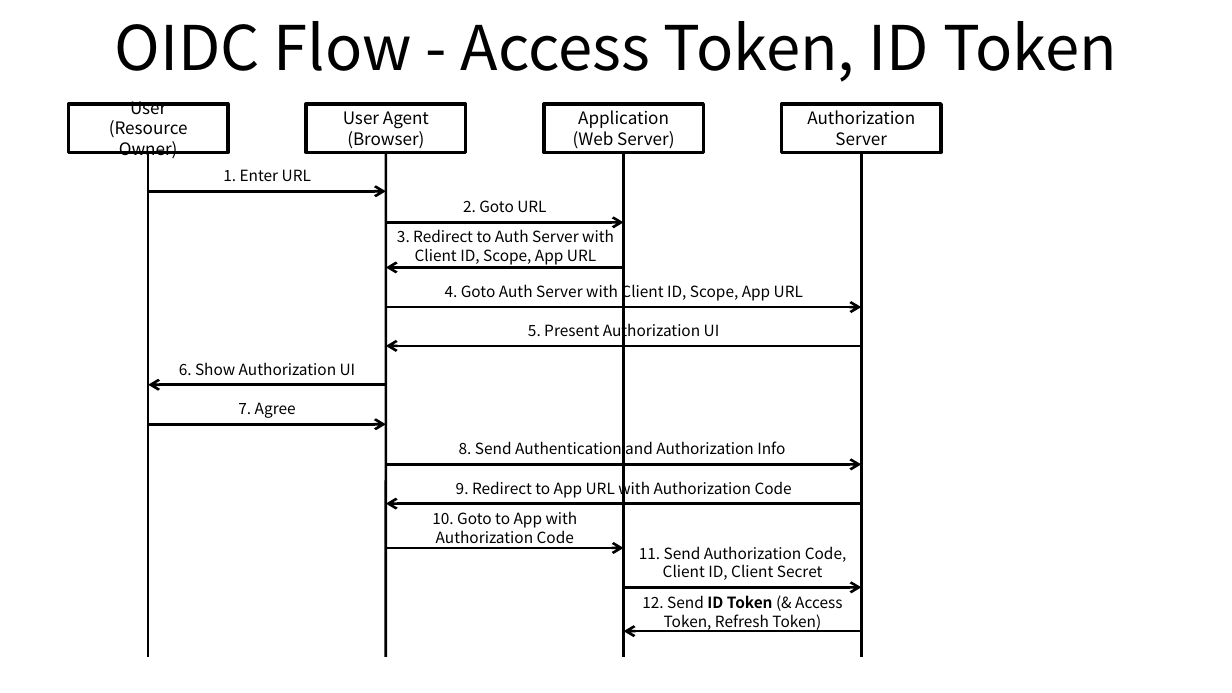
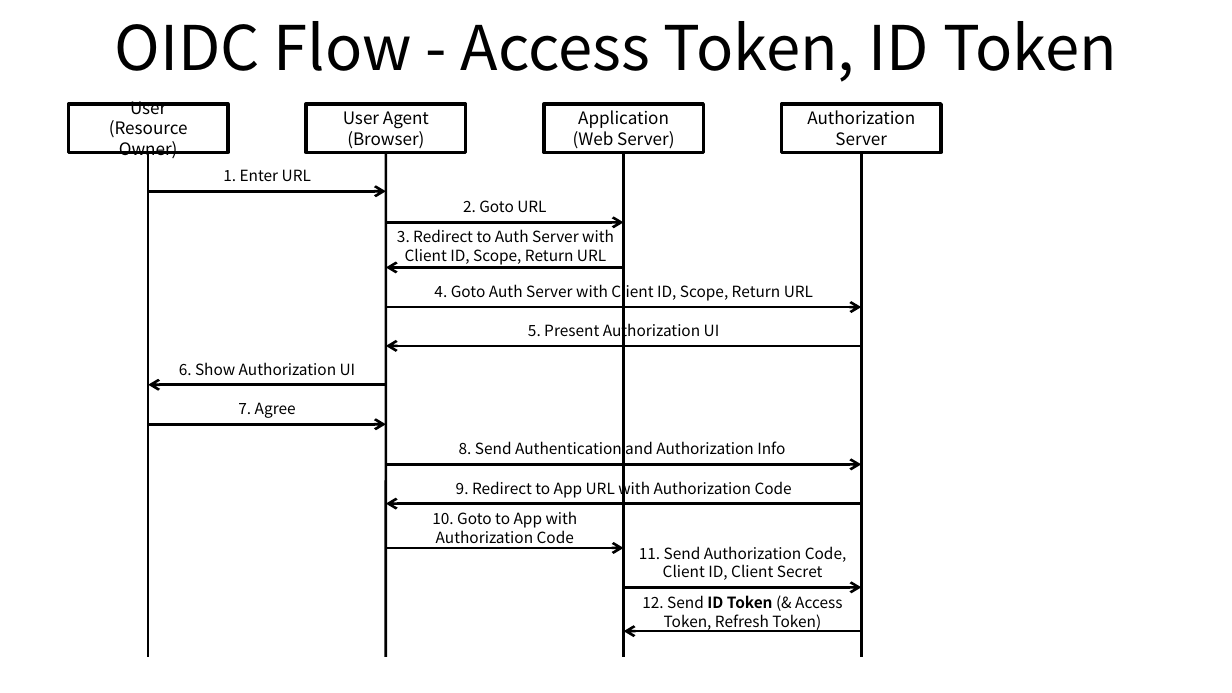
Before and after one commit to ssup2/blog-old, a slide deck: slide 2 of images/theory_analysis/OIDC/OIDC.pptx. Drawn at 1232x693 pixels with LibreOffice and Linux fonts; fonts in the diff are those of the drawing. Boxes give left, top, right and bottom in pixels: in the first picture for what was removed or moved away, otherwise in the second. Text is boxed around its words. In the diff, an @@ line names an element or a change of style, - is before the commit and + after.

```diff
--- a/images/theory_analysis/OIDC/OIDC.pptx
+++ b/images/theory_analysis/OIDC/OIDC.pptx
@@ text at [397, 227, 614, 265]: text changed @@
-3. Redirect to Auth Server with Client ID, Scope, App URL
+3. Redirect to Auth Server with Client ID, Scope, Return URL
@@ text at [434, 282, 813, 302]: text changed @@
-4. Goto Auth Server with Client ID, Scope, App URL
+4. Goto Auth Server with Client ID, Scope, Return URL
```
Also in this commit, not shown: 5 other files.
